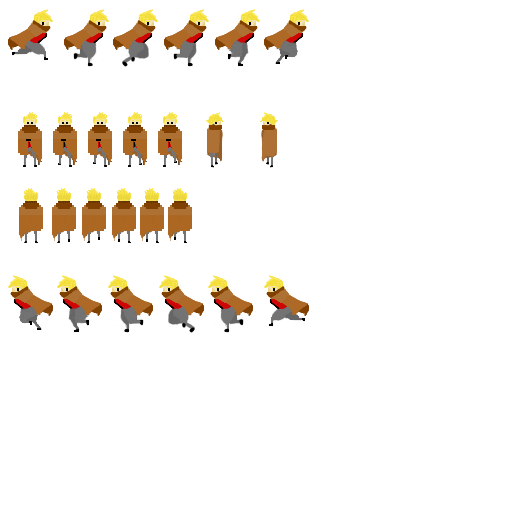
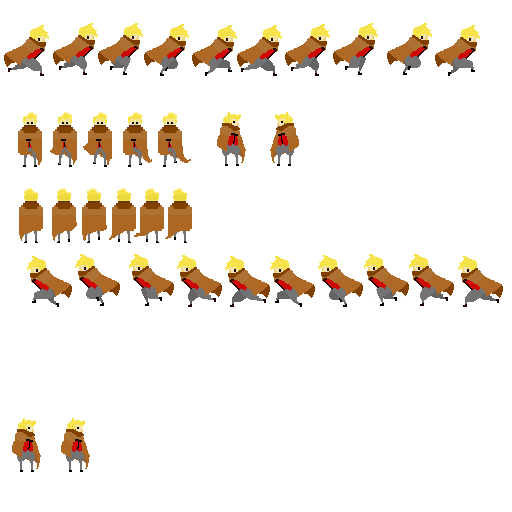
Before/after of a 512 × 512 layered artwork. What changed in the layer stack:
removed layer "Layer 6 copy" over (8, 275, 309, 333)
added group "Walk Left/Right" with 20 layers above "Left Stand" over (4, 17, 503, 308)
added layer "Layer 25 copy" in group "Walk Left/Right" over (27, 256, 72, 308)
added layer "Layer 23 copy" in group "Walk Left/Right" over (75, 254, 123, 306)
added layer "Layer 22 copy" in group "Walk Left/Right" over (129, 254, 174, 306)
added layer "Layer 21 copy" in group "Walk Left/Right" over (177, 255, 222, 307)
added layer "Layer 19 copy" in group "Walk Left/Right" over (270, 256, 315, 308)
added layer "Layer 18 copy" in group "Walk Left/Right" over (318, 255, 363, 307)
added layer "Layer 17 copy" in group "Walk Left/Right" over (364, 254, 414, 306)
added layer "Layer 16 copy" in group "Walk Left/Right" over (409, 254, 454, 306)
added layer "Layer 23" in group "Walk Left/Right" over (387, 23, 432, 75)
added layer "Layer 22" in group "Walk Left/Right" over (333, 23, 378, 75)
added layer "Layer 21" in group "Walk Left/Right" over (285, 24, 330, 76)
moved "Layer 19" into group "Walk Left/Right", painted on it over (192, 25, 278, 168)
moved "Layer 18" into group "Walk Left/Right", painted on it over (143, 19, 224, 168)
removed layer "Layer 5" over (215, 9, 260, 67)
removed layer "Layer 4" over (164, 9, 209, 67)
removed layer "Layer 3" over (113, 9, 158, 67)
removed layer "Layer 2" over (64, 9, 109, 67)
moved "Layer 17" into group "Walk Left/Right", painted on it over (93, 17, 192, 243)
moved "Layer 16" into group "Walk Left/Right", painted on it over (53, 23, 164, 243)
moved "Layer 15" into group "Walk Left/Right", painted on it over (4, 25, 136, 243)
renamed "Layer 14" to "Walk Up/Down", painted on it over (19, 143, 191, 243)
removed layer "Layer 6" over (264, 9, 309, 65)
…and 16 more changes (8 added, 8 removed)
